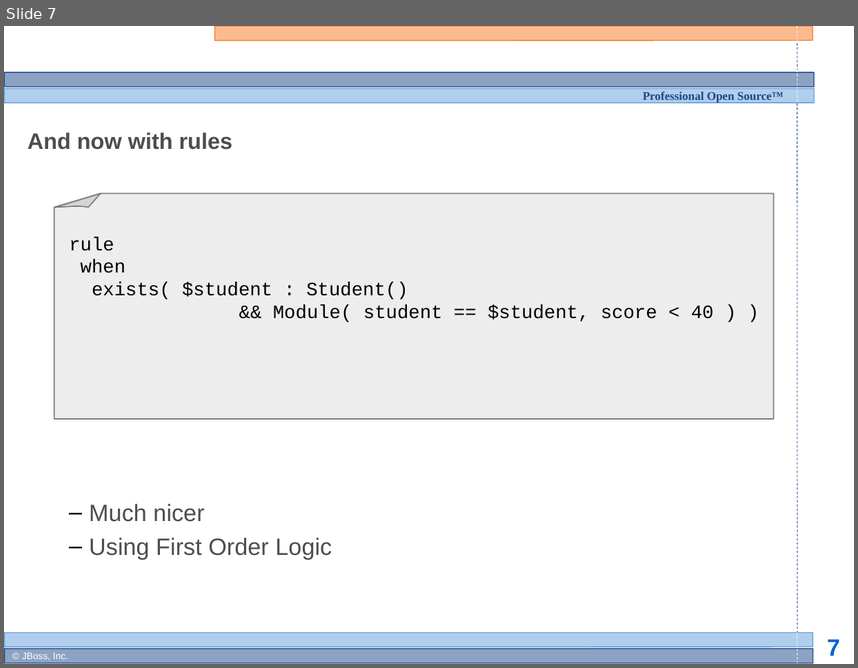
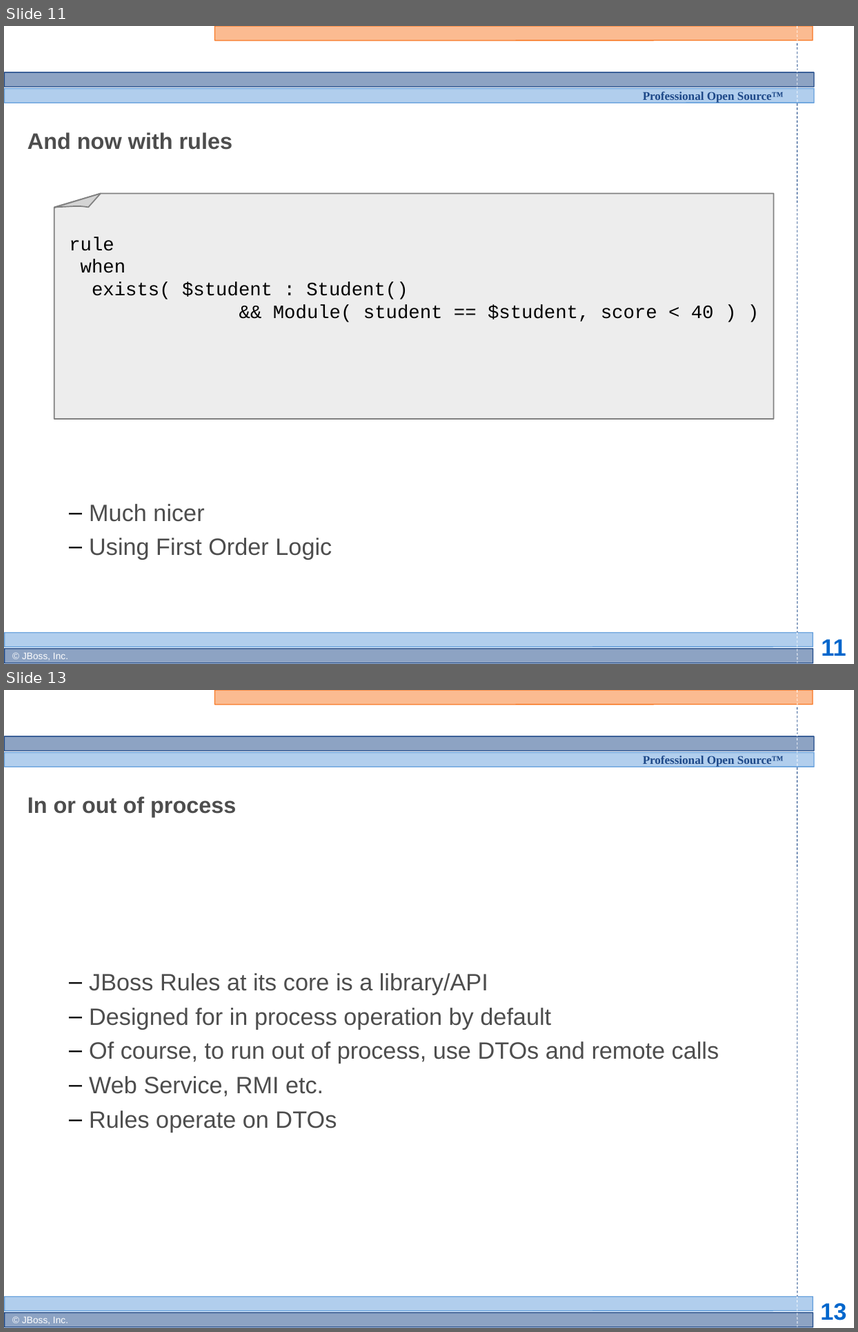
Before and after one commit to bobmcwhirter/drools, a slide deck: documentation/training/developers-course/Module 2 - JBoss Rules Intro.odp. Shown one above the other, each under a label of ours: slide 7 before the commit, slides 11 and 13 after it; the slides between them are not shown. The pictures are 858x668 and 858x1332 pixels, drawn with LibreOffice and Linux fonts; fonts in the diff are those of the drawing; background and template pictures are left out. Boxes give left, top, right and bottom in pixels: in the first picture for what was removed or moved away, otherwise in the second. Text is boxed around its words. In the diff, an @@ line names an element or a change of style, - is before the commit and + after.

```diff
--- a/documentation/training/developers-course/Module 2 - JBoss Rules Intro.odp
+++ b/documentation/training/developers-course/Module 2 - JBoss Rules Intro.odp
@@ slide 13 added at (x1=4, y1=690, x2=854, y2=1328), background #FFFFFF; not listed: 13 template elements that a slide beside it also shows @@
@@ title added at (x1=27, y1=796, x2=236, y2=817), 19 pt, text #4D4D4D, bold @@
+In or out of process
@@ subtitle added at (x1=89, y1=973, x2=720, y2=1132), 20 pt, text #4D4D4D @@
+  – JBoss Rules at its core is a library/API
+  – Designed for in process operation by default
+  – Of course, to run out of process, use DTOs and remote calls
+  – Web Service, RMI etc.
+  – Rules operate on DTOs
@@ what was slide 7 is now slide 11 @@
@@ page number at (x1=821, y1=639, x2=846, y2=655): text changed @@
-7
+11
```
Also in this commit, not shown: 12 other slides added, 1 other file.
